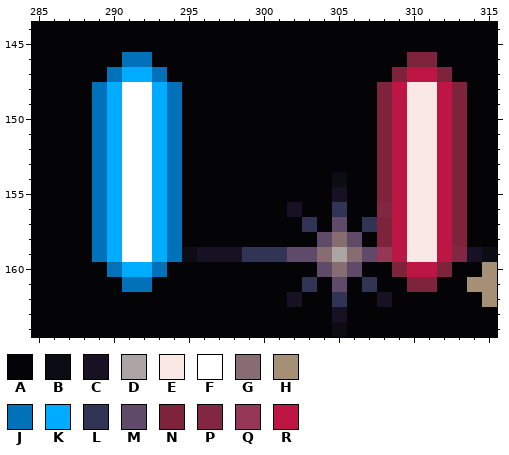
File history of a pixel-art file, mockup/screen.aseprite. The picture above was drawn from the file before the commit.
480x270 pixels, 1 frame. Colours within 5 levels of each other are drawn and written as one. Shown: x 285..315, y 144..164. The commit also changed other parts of the picture, which this record leaves out.
Palette (. is transparent): A #040407  B #0c0c15  C #161224  D #aba6a3  E #f9e8e3  F #ffffff  G #876c71  H #a59075  J #0172ba  K #00acff  L #313455  M #5f4a6a  N #7d233c  P #812744  Q #973758  R #be1644
After:
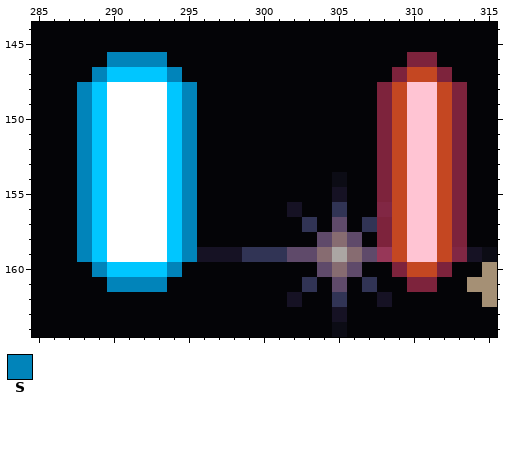
Colours new in this view: S #0184ba
What changed:
colour E: #f9e8e3 -> #ffc4d3
colour J: #0172ba -> #00c6ff
colour R: #be1644 -> #c44722
Layer "VFX":
y 146: x 290..293 AJJA -> SSSS
y 147: x 289 A -> S; x 291..292 KK -> JJ; x 294 A -> S
y 148..158: x 288 A -> S; x 290 K -> F; x 293 K -> F; x 295 A -> S
y 159: x 288 A -> S; x 290 K -> F; x 293 K -> F; x 295 B -> S
y 160: x 289 A -> S; x 291..292 KK -> JJ; x 294 A -> S
y 161: x 290..293 AJJA -> SSSS
Boxes around the changes in both pictures, in picture pixels (x1, y1, x2, y2):
changed: (77, 52, 197, 292)
changed: (392, 67, 452, 277)
